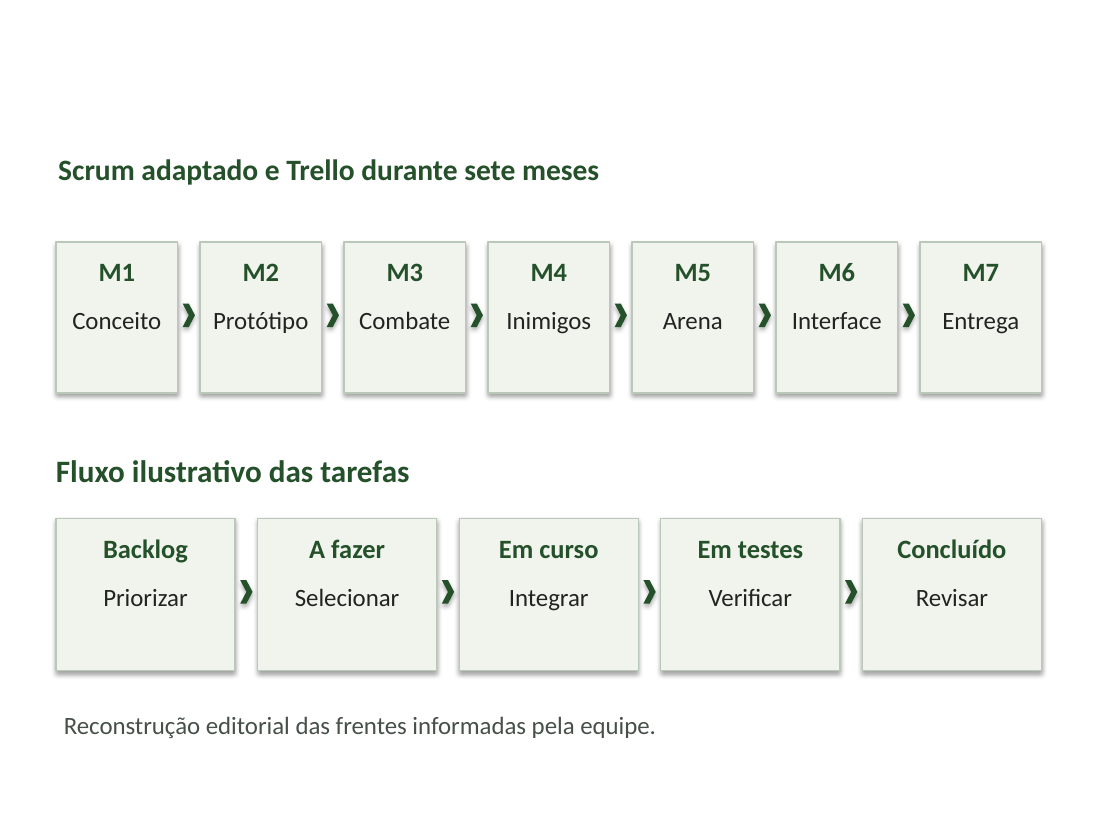
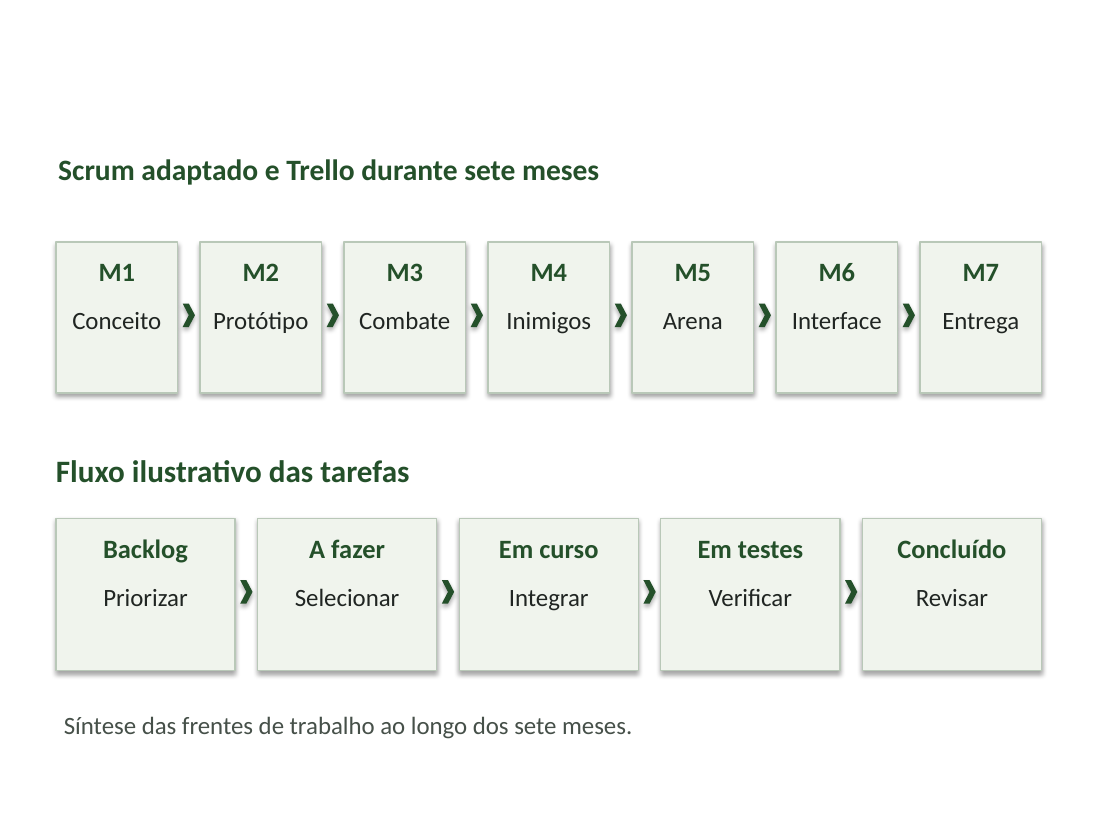
Before and after one commit to LoghtDev/Zombie-Chaos, a slide deck: slide 4 of docs/pcct/entrega_final/Apresentacao_PCCT_Zombie_Chaos.pptx. Drawn at 1120x840 pixels with LibreOffice and Linux fonts; fonts in the diff are those of the drawing; background and template pictures are left out. Boxes give left, top, right and bottom in pixels: in the first picture for what was removed or moved away, otherwise in the second. Text is boxed around its words. In the diff, an @@ line names an element or a change of style, - is before the commit and + after.

```diff
--- a/docs/pcct/entrega_final/Apresentacao_PCCT_Zombie_Chaos.pptx
+++ b/docs/pcct/entrega_final/Apresentacao_PCCT_Zombie_Chaos.pptx
@@ text at box(64, 716, 632, 739): text changed @@
-Reconstrução editorial das frentes informadas pela equipe.
+Síntese das frentes de trabalho ao longo dos sete meses.
```
Also in this commit, not shown: 1 other slide changed, 12 other files.
